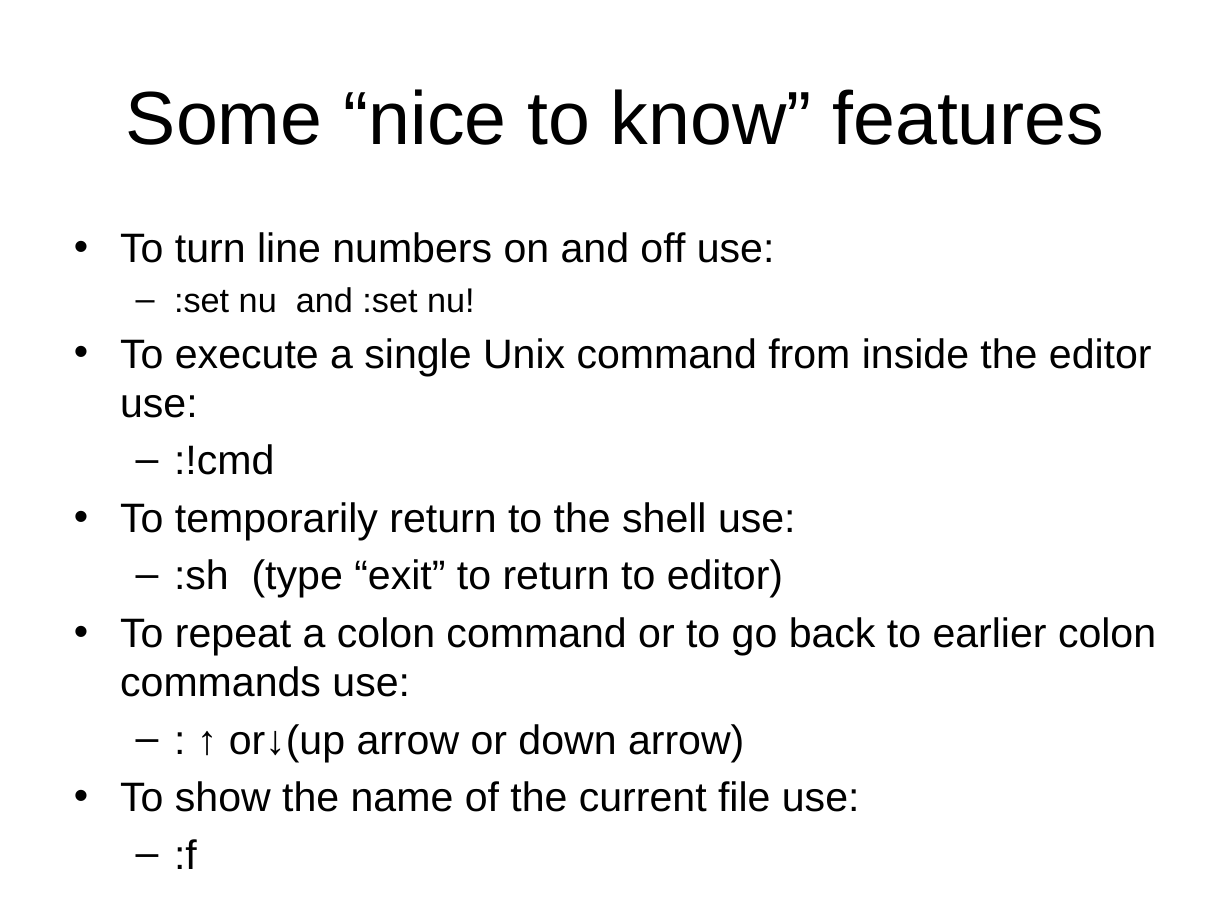
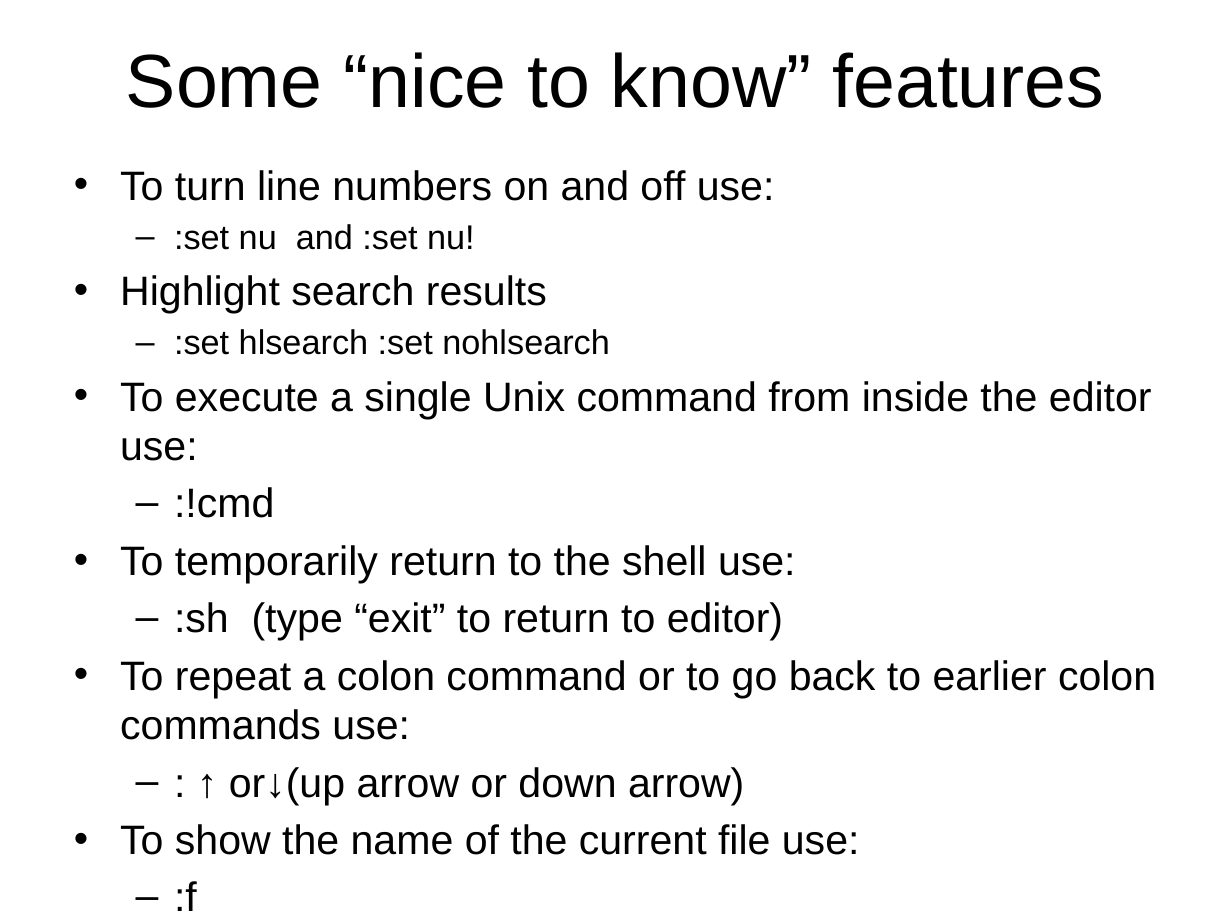
Before and after one commit to jb23lm87/OS-prednasky, a slide deck: slide 26 of LC UNIX/vi editor 1.pptx. Drawn at 1232x924 pixels with LibreOffice and Linux fonts; fonts in the diff are those of the drawing. Boxes give left, top, right and bottom in pixels: in the first picture for what was removed or moved away, otherwise in the second. Text is boxed around its words. In the diff, an @@ line names an element or a change of style, - is before the commit and + after.

```diff
--- a/LC UNIX/vi editor 1.pptx
+++ b/LC UNIX/vi editor 1.pptx
@@ title "Some “nice to know” features": place and size @@
-title "Some “nice to know” features" at [126, 89, 1105, 145]
+title "Some “nice to know” features" at [126, 52, 1105, 108]
@@ text "To turn line numbers on ...": place and size @@
-text "To turn line numbers on ..." at [120, 232, 1156, 812]
+text "To turn line numbers on ..." at [120, 170, 1156, 911]
@@ text at [120, 275, 610, 355]: paragraphs added @@
+• Highlight search results
+  – :set hlsearch :set nohlsearch
```
Also in this commit, not shown: 13 other slides changed, 1 slide added, 1 slide removed.
